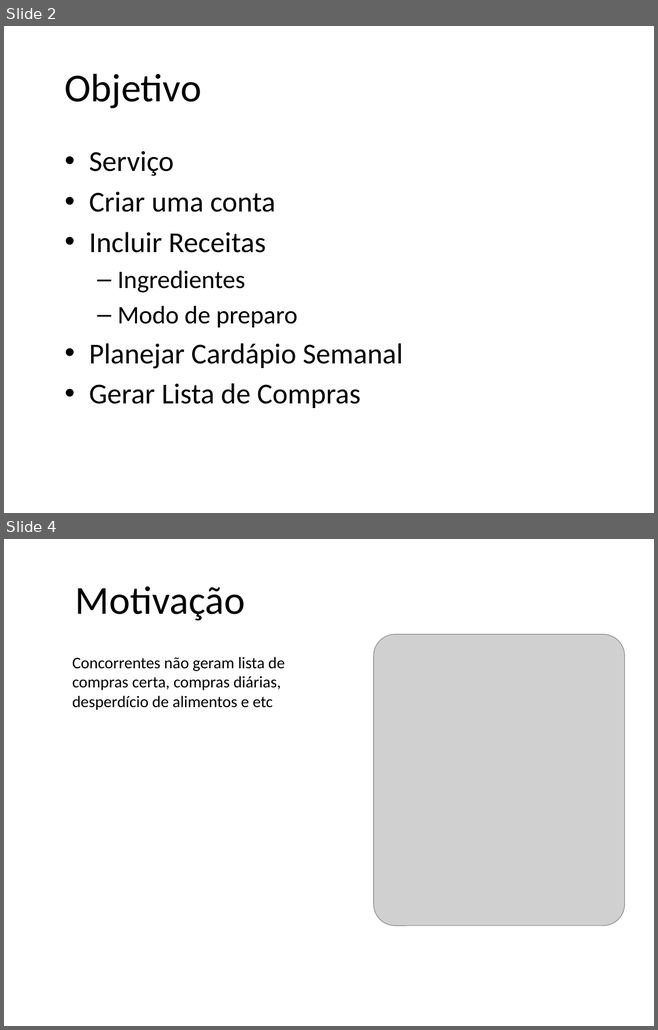
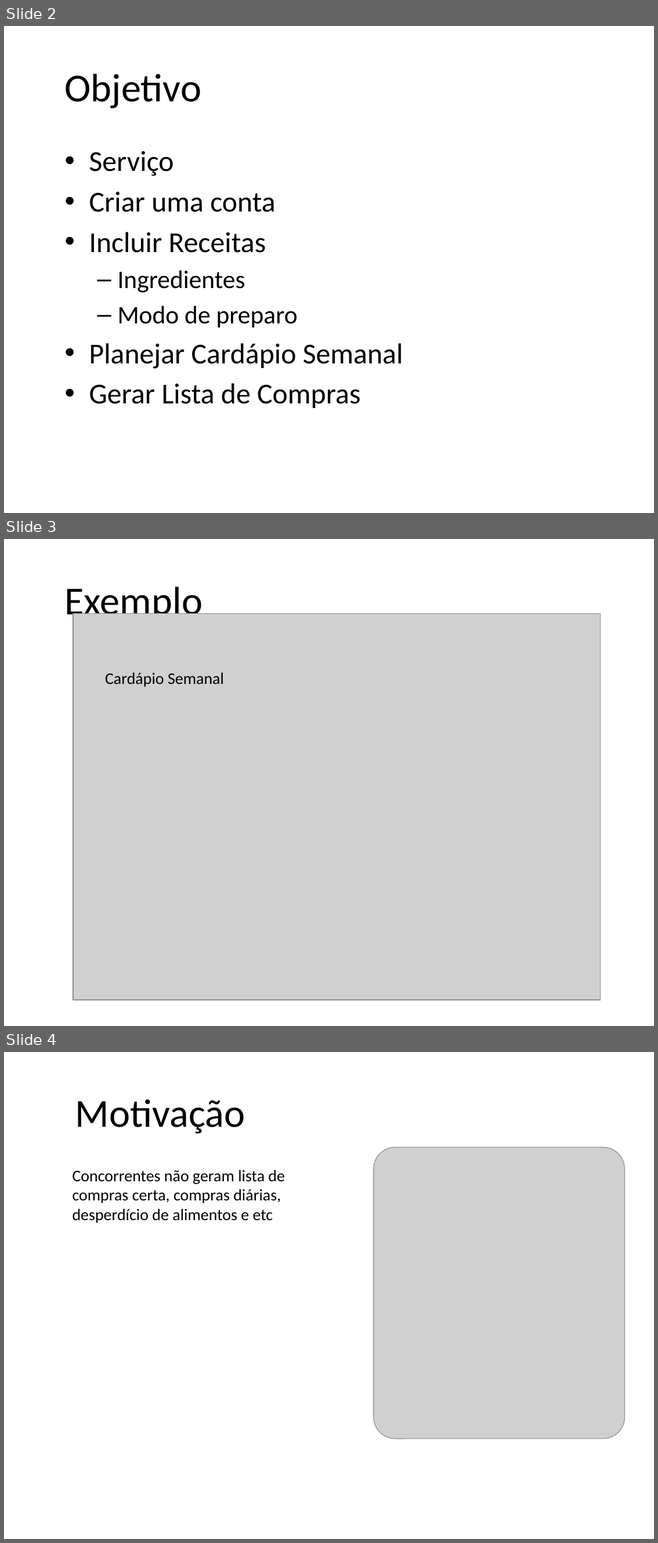
Before and after one commit to ramos1gabriel/tcc-uva, a slide deck: apresentacao_M1/TCC.pptx. Shown one above the other, each under a label of ours: slides 2 and 4 before the commit, slides 2, 3 and 4 after it; the slides between them are not shown. The pictures are 658x1030 and 658x1543 pixels, drawn with LibreOffice and Linux fonts; fonts in the diff are those of the drawing; grey boxes stand for pictures; background and template pictures are left out. Boxes give left, top, right and bottom in pixels: in the first picture for what was removed or moved away, otherwise in the second. Text is boxed around its words. In the diff, an @@ line names an element or a change of style, - is before the commit and + after.

Commit message:
slide 9final

```diff
--- a/apresentacao_M1/TCC.pptx
+++ b/apresentacao_M1/TCC.pptx
@@ slide 3 added at (4,539,654,1026), background picture (left out) @@
@@ title added at (65,587,203,624), 44 pt, text #000000 @@
+Exemplo
@@ picture added at (73,614,600,1000) @@
@@ text added at (105,672,224,687), 18 pt, text #000000 @@
+Cardápio Semanal
```
Also in this commit, not shown: 1 slide removed, 6 other files.
